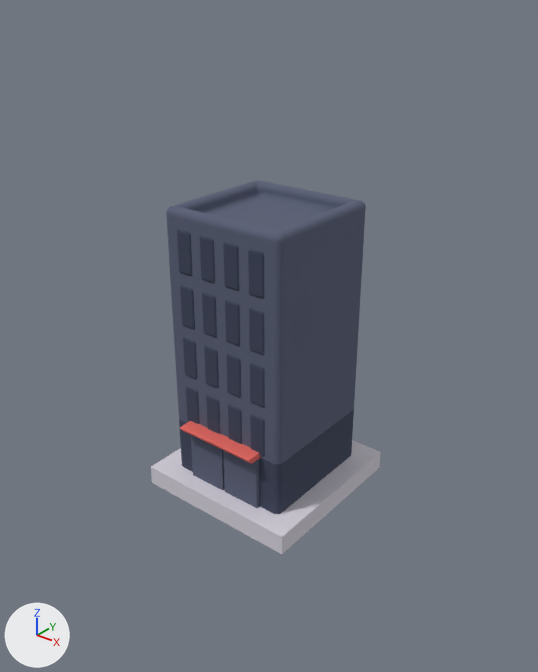
One commit to the FBX model island-unity/Assets/Art/IslandModel/Model/concrete_tall_building.fbx: the scene before it, then after it.
Both versions are drawn from a 50 mm camera at (4.85, -6.04, 6.29) aimed at (0.14, -0.15, 2.63). The axes (+X, +Y, +Z) are drawn at lower left. The lights are the same throughout. Where no turn or scale is listed for an object, it has been applied to the vertices. Vertices at the same position are counted once.

In view in the first picture: 'Cube.044', 'building', 'building door', 'roof', 'window'.
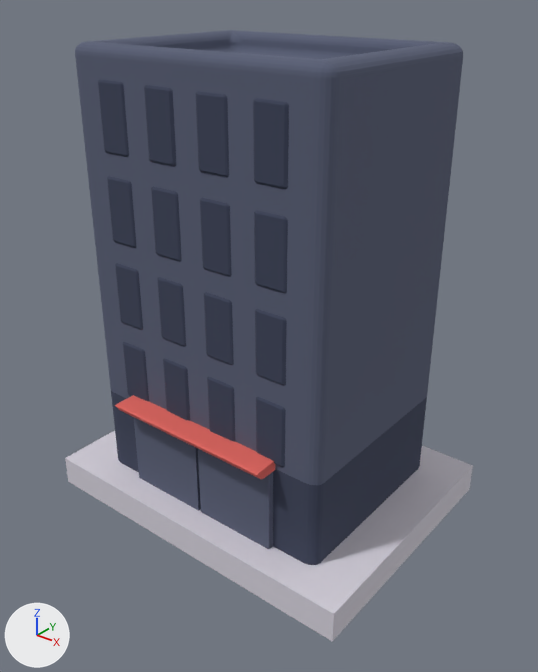
Where the newer file only moved an object's origin or applied its transform, the numbers keep the older frame.

The edits, one by one:
me_cube_118 is used by ob_roof; location (0.0, -0.81, 1.53).
me_cube_118 had 22 vertices, 13 faces and spanned x -0.52..0.52, y -0.161..0.169, z -0.038..0.038.
me_cube_118 now has 22 vertices, 12 faces and spans x -1.039..1.039, y -0.647..-0.15, z 0.259..0.374.
me_cube_118 part 1: the whole mesh is rebuilt.
Part 2, on me_cube_118:
11 vertices are added at x -1.039, y -0.647..-0.15, z 0.259..0.374.
11 new vertices lie (2.078, 0.0, 0.0) away from vertices in x -1.039, y -0.647..-0.15, z 0.259..0.374.
12 new faces join them.
Object 'Cube.044' (ob_cube_044) moves from (0.0, 0.0, 0.7) to (0.0, 0.0, 0.6).
Object 'Cube.044' (ob_cube_044) is rescaled from (0.01, 0.01, 0.01) to (0.02, 0.015, 0.015).

Pixel boxes (x1, y1, x2, y2) of what changed, in the pictures (538 x 672 px):
'building', moved, rescaled (94% wider, 60% taller): before (166, 180, 366, 514); after (75, 30, 463, 565)
'window', moved, rescaled (116% wider, 70% taller): before (177, 229, 265, 457); after (98, 79, 289, 467)
'Cube.044', moved, rescaled (77% wider, 84% taller): before (151, 440, 381, 554); after (65, 431, 473, 642)
'building door', moved, rescaled (103% wider, 80% taller): before (191, 435, 259, 508); after (134, 417, 273, 549)
'roof', reshaped (99% wider, 93% taller): before (180, 421, 260, 464); after (115, 395, 275, 479)
part 1 of me_cube_118, deleted (red): before (180, 421, 260, 464)
part 2 of me_cube_118, added (red): after (115, 395, 275, 479)
